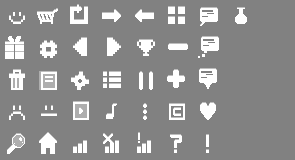
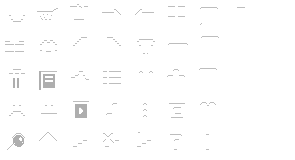
Layer changes from the first w=295, h=160 image to the second:
hid "Layer 2" over [0, 0, 295, 160]
